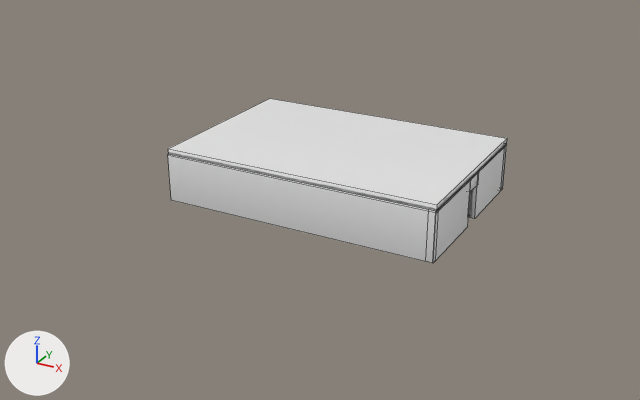
An edit to the FBX model Badass_Upgrade/DESIGN/Habitacio2(parets,texturaTerra)/paretsHabitacio2.fbx, drawn before and after from the same camera.
The view is the same before and after, from a 50 mm lens placed at (0.175, -0.487, 0.237), pointed at (-0.102, 0.015, -0.015). The axes (+X, +Y, +Z) are drawn at lower left. The lights are the same throughout. Mesh edges are drawn as thin lines. Materials are left out; every surface is plain grey. Where no turn or scale is listed for an object, it has been applied to the vertices.
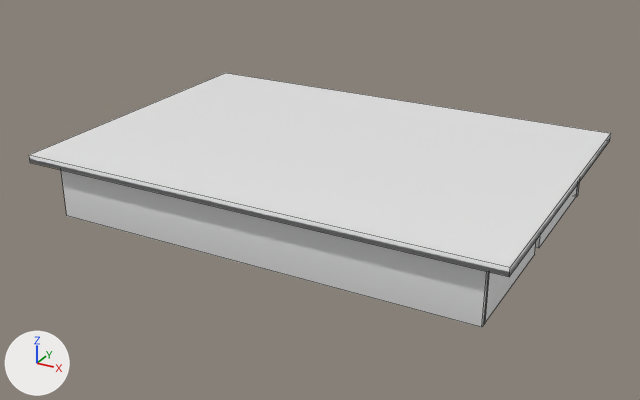
Where the newer file only moved an object's origin or applied its transform, the numbers keep the older frame.

What differs and where, as boxes (x1, y1, x2, y2) in the pictures (640 x 400 px):
'Cube_008', mesh rescaled (71% wider, 80% taller)
    before: (168, 99, 507, 212)
    after: (29, 73, 611, 277)
'Cube_002', reshaped (59% wider, 44% taller)
    before: (168, 154, 436, 263)
    after: (61, 170, 489, 327)
'Cube', moved, rescaled
    before: (433, 180, 471, 263)
    after: (485, 241, 536, 322)
'Cube_006', moved, rescaled
    before: (470, 173, 479, 192)
    after: (535, 186, 577, 248)
'Cube_003', reshaped
    before: (501, 144, 507, 190)
    after: (576, 182, 580, 197)
part 2 of me_cube_002, deleted
    before: (168, 154, 436, 263)
part 3 of me_cube_002, added
    after: (61, 170, 489, 327)
part 4 of me_cube_003, deleted
    before: (501, 144, 507, 190)
'Cube_001', unchanged, covered by the edit
    before: (468, 148, 504, 219)

The change, as a diff of the scene's bpy script:
```diff
--- a/Badass_Upgrade/DESIGN/Habitacio2(parets,texturaTerra)/paretsHabitacio2.fbx.py
+++ b/Badass_Upgrade/DESIGN/Habitacio2(parets,texturaTerra)/paretsHabitacio2.fbx.py
@@ me_cube_003 @@
 me_cube_003.from_pydata(...)  # 8 vertices, 6 faces; spans x -0.1..0.1, y -0.003..0.003, z -0.018..0.018
 # used by ob_cube_003; location = (-0.0974, 0.1016, 0.0)
 # verts and faces of me_cube_003; kept vertices keep their numbers, new ones are numbered from 8
 # before: 0 (-0.1, 0.003, -0.018), 1 (0.1, 0.002, -0.017) at pixel (502, 188), 2 (0.1, -0.003, -0.017) at pixel (500, 190), 3 (-0.1, -0.002, -0.018), 4 (-0.1, 0.003, 0.017)
 # before: 5 (0.1, 0.002, 0.018) at pixel (506, 143), 6 (0.1, -0.003, 0.018) at pixel (504, 145), 7 (-0.1, -0.002, 0.017)
+# me_cube_003 part 4
+delete_vertices([*range(0, 8)])  # with the faces that use them
@@ me_cube_002 @@
 me_cube_002.from_pydata(...)  # 8 vertices, 6 faces; spans x -0.1..0.1, y -0.003..0.003, z -0.018..0.018
 # used by ob_cube_002; location = (-0.0979, -0.0275, 0.0)
 # verts and faces of me_cube_002; kept vertices keep their numbers, new ones are numbered from 8
 # before: 0 (-0.1, 0.003, -0.018), 1 (0.1, 0.002, -0.017) at pixel (435, 259), 2 (0.1, -0.003, -0.017) at pixel (432, 263), 3 (-0.1, -0.002, -0.018) at pixel (171, 200), 4 (-0.1, 0.003, 0.017)
 # before: 5 (0.1, 0.002, 0.018) at pixel (438, 208), 6 (0.1, -0.003, 0.018) at pixel (435, 211), 7 (-0.1, -0.002, 0.017) at pixel (167, 154)
+# me_cube_002 part 2
+delete_vertices([*range(0, 8)])  # with the faces that use them
+# me_cube_002 part 3
+verts[8] = (-0.15, -0.05, -0.02)
+verts[9] = (-0.15, -0.055, -0.02)  # pixel (66, 215)
+verts[10] = (-0.15, -0.05, 0.02)
+verts[11] = (-0.15, -0.055, 0.02)
+for new, old in zip([*range(12, 16)], [*range(8, 12)]): verts[new] = verts[old] + (0.3, 0.0, 0.0)
+faces += [(8, 9, 13, 12), (10, 14, 15, 11), (8, 12, 14, 10), (12, 13, 15, 14), (9, 11, 15, 13), (8, 10, 11, 9)]
@@ me_cube_008 @@
 me_cube_008.from_pydata(...)  # 8 vertices, 6 faces; spans x -0.1..0.1, y -0.067..0.067, z -0.003..0.003
 # used by ob_cube_008; location = (-0.0975, 0.0374, 0.019)
+# me_cube_008 part 1: the whole mesh is scaled about its middle by (1.67, 1.74, 1.11), then moved by (-0.002, -0.012, 0.003)
@@ ob_cube @@
 ob_cube = bpy.data.objects.new('Cube', me_cube)
-ob_cube.location = (0.0, 0.0, 0.0)
-ob_cube.scale = (0.0025, 0.03, 0.0175)
+ob_cube.location = (0.0495, -0.0305, 0.0)
+ob_cube.scale = (0.0025, 0.0475, 0.02)
@@ ob_cube_006 @@
 ob_cube_006 = bpy.data.objects.new('Cube_006', me_cube_006)
-ob_cube_006.location = (0.0, 0.0375, 0.0124)
-ob_cube_006.scale = (0.0025, 0.008, 0.005)
+ob_cube_006.location = (0.0495, 0.0741, 0.0)
+ob_cube_006.scale = (0.0025, 0.0475, 0.02)
```
